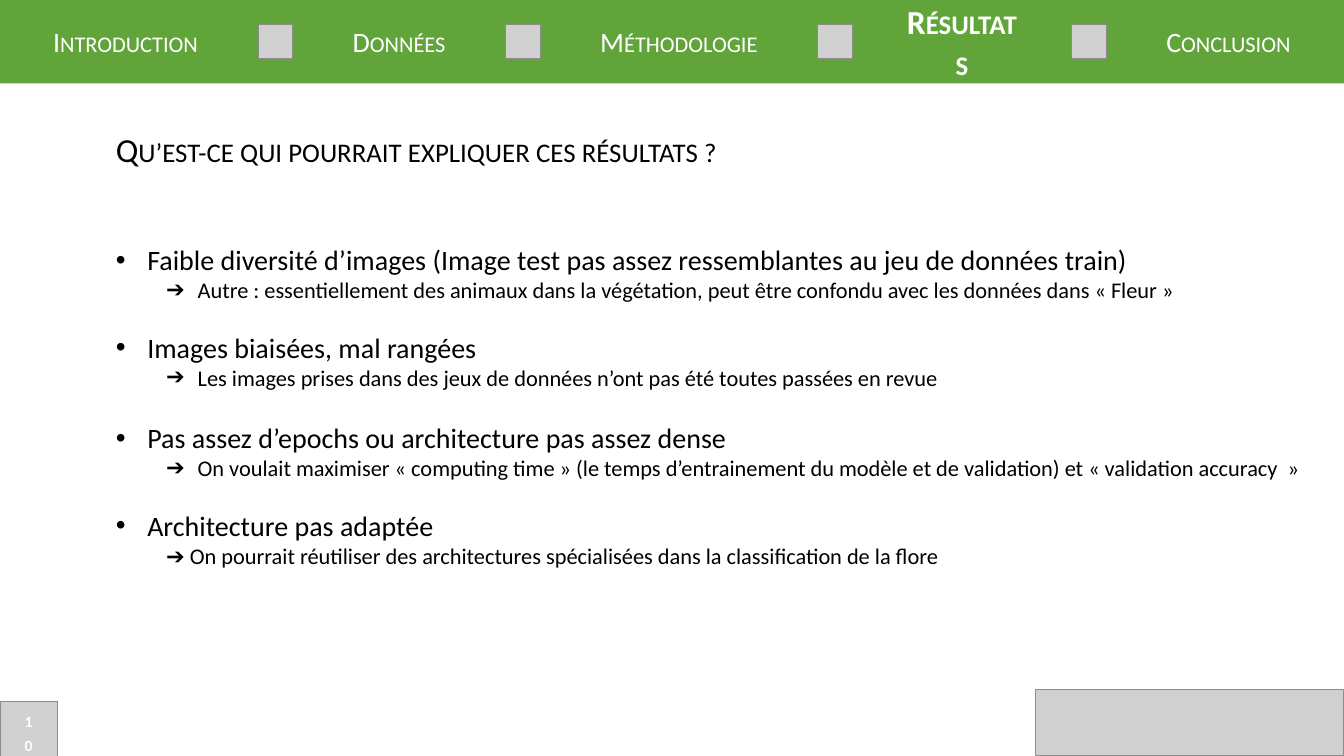
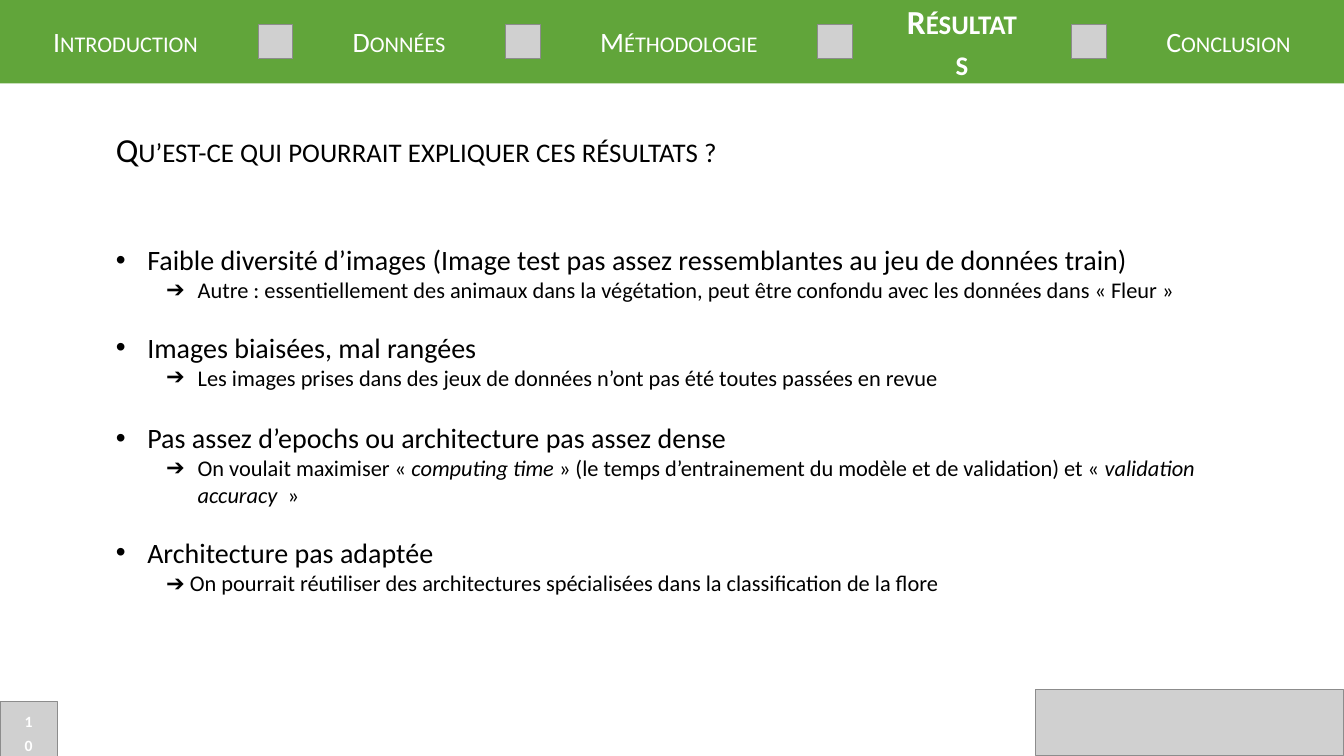
Before and after one commit to Easill/ML_photo, a slide deck: slide 10 of presentation.pptx. Drawn at 1344x756 pixels with LibreOffice and Linux fonts; fonts in the diff are those of the drawing; grey boxes stand for pictures. Boxes give left, top, right and bottom in pixels: in the first picture for what was removed or moved away, otherwise in the second. Text is boxed around its words. In the diff, an @@ line names an element or a change of style, - is before the commit and + after.

```diff
--- a/presentation.pptx
+++ b/presentation.pptx
@@ text at <box>198,460,1195,507</box>: italic on in "computing time validation accuracy" @@
```
Also in this commit, not shown: 2 other slides changed.
